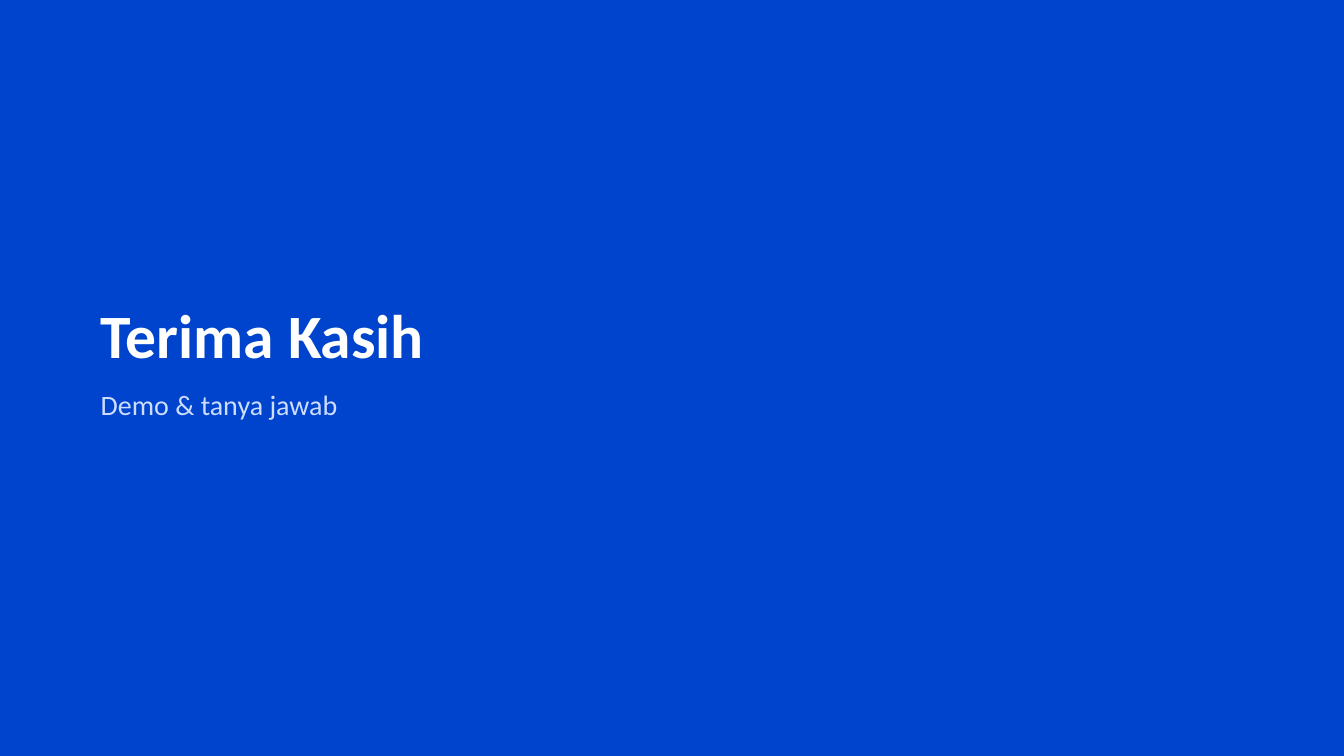
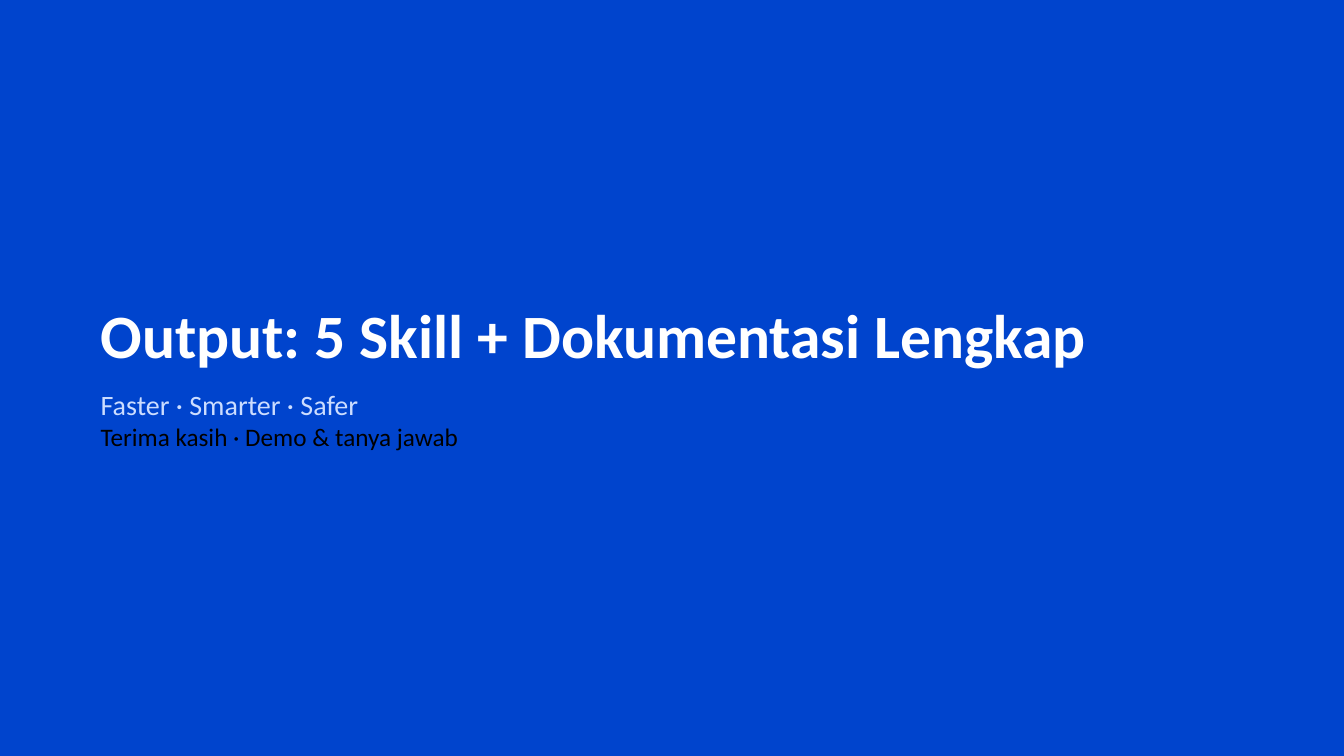
Before and after one commit to dhenta312/hackathon-appraisal, a slide deck: slide 10 of Presentasi-Penilaian-Kinerja.pptx. Drawn at 1344x756 pixels with LibreOffice and Linux fonts; fonts in the diff are those of the drawing. Boxes give left, top, right and bottom in pixels: in the first picture for what was removed or moved away, otherwise in the second. Text is boxed around its words. In the diff, an @@ line names an element or a change of style, - is before the commit and + after.

```diff
--- a/Presentasi-Penilaian-Kinerja.pptx
+++ b/Presentasi-Penilaian-Kinerja.pptx
@@ text at bbox=[101, 314, 1085, 451]: text changed; size 20 to 44 pt; text colour #CCDDFF to #FFFFFF @@
-Terima Kasih
-Demo & tanya jawab
+Output: 5 Skill + Dokumentasi Lengkap
+Faster · Smarter · Safer
+Terima kasih · Demo & tanya jawab
```
Also in this commit, not shown: 4 other slides changed, 5 slides added, 5 slides removed, 1 other file.
